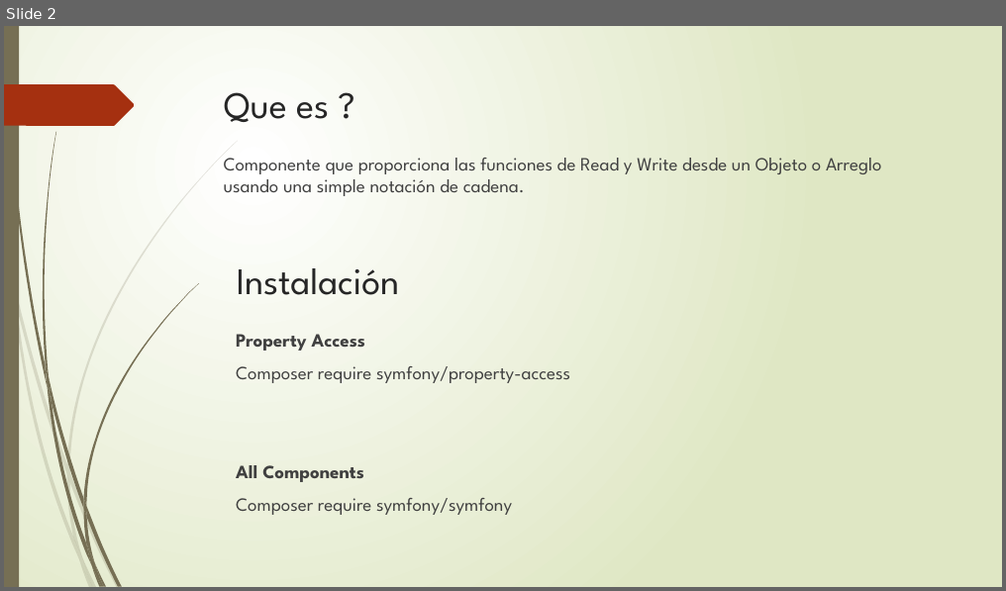
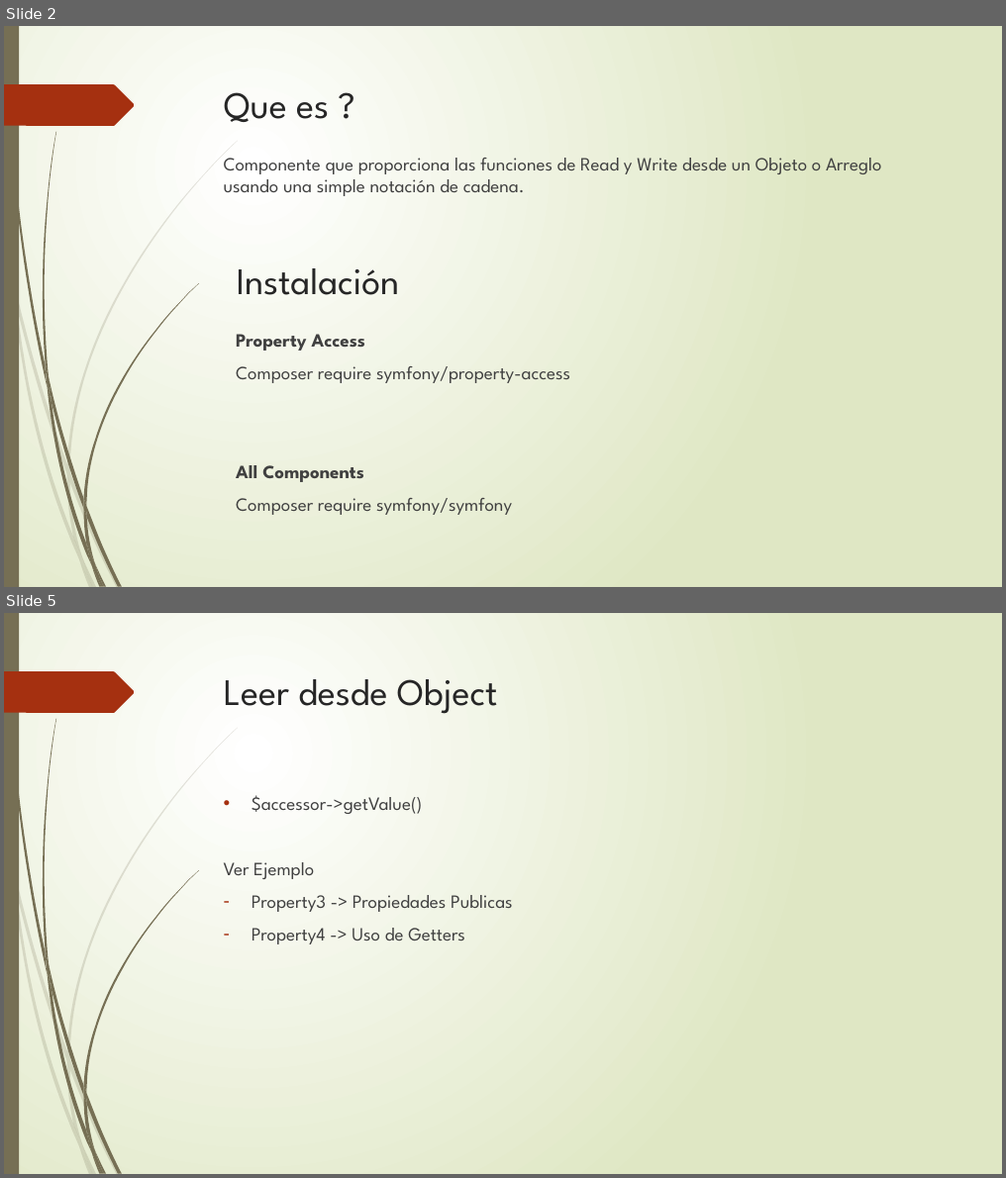
Before and after one commit to jeenson/myproject, a slide deck: Exposición Property Access Component.pptx. Shown one above the other, each under a label of ours: slide 2 before the commit, slides 2 and 5 after it; the slides between them are not shown. The pictures are 1006x591 and 1006x1178 pixels, drawn with LibreOffice and Linux fonts; fonts in the diff are those of the drawing. Boxes give left, top, right and bottom in pixels: in the first picture for what was removed or moved away, otherwise in the second. Text is boxed around its words. In the diff, an @@ line names an element or a change of style, - is before the commit and + after.

Commit message:
Update Usando Getters

```diff
--- a/Exposición Property Access Component.pptx
+++ b/Exposición Property Access Component.pptx
@@ slide 5 added at <box>4,613,1002,1174</box>, background gradient #FFFFFF to #DFE8C4; not listed: 24 template elements that a slide beside it also shows @@
@@ title added at <box>224,679,497,714</box>, 36 pt, text #262626 @@
+Leer desde Object
@@ text added at <box>224,795,513,945</box>, 18 pt, text #404040 @@
+• $accessor->getValue()
+Ver Ejemplo
+– Property3 -> Propiedades Publicas
+– Property4 -> Uso de Getters
```
Also in this commit, not shown: 3 other slides added, 1 other file.
